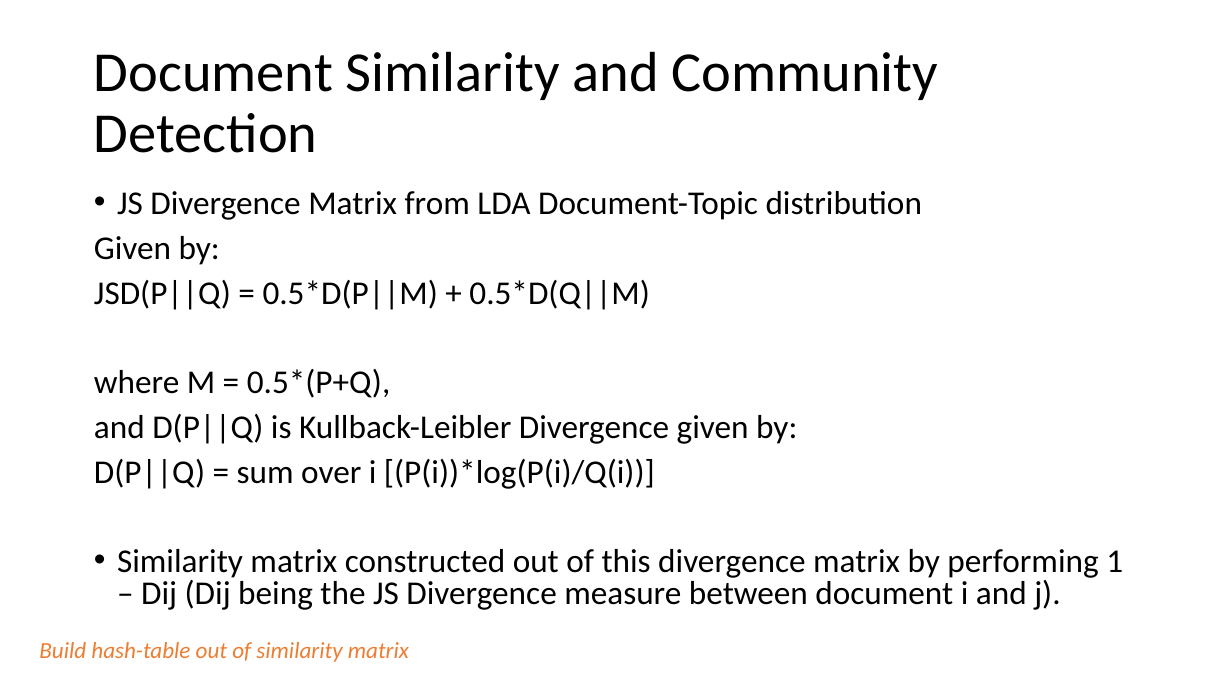
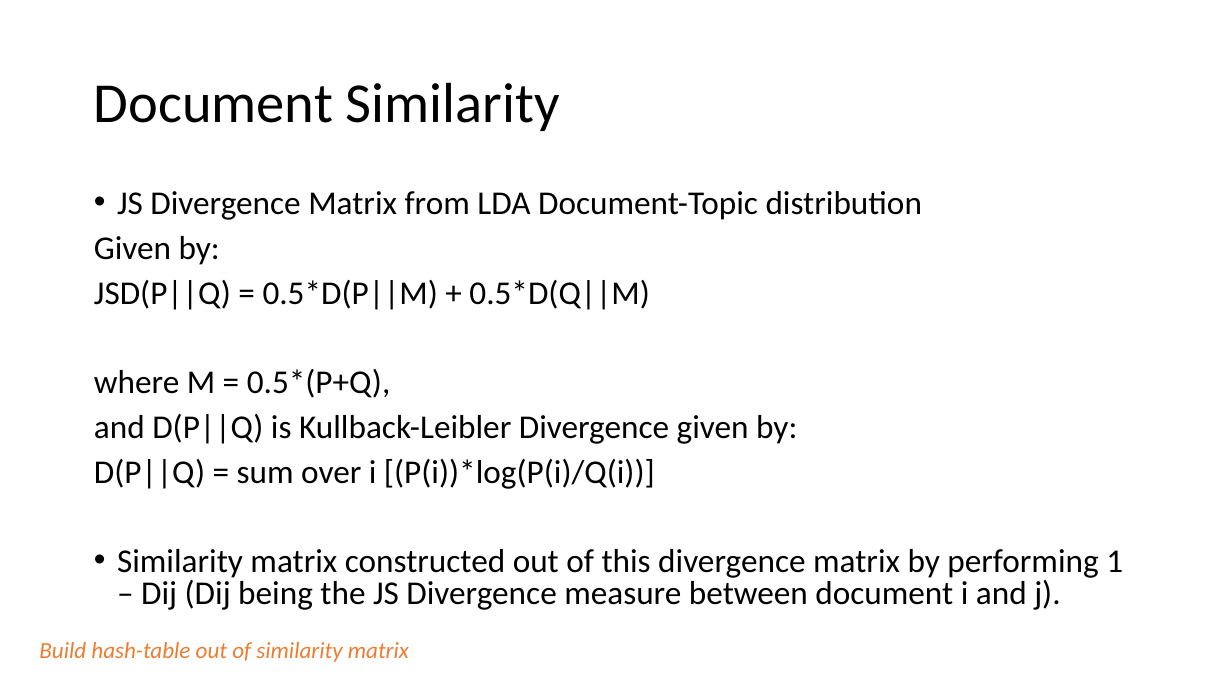
Before and after one commit to rtarun/ads-topic-modeling, a slide deck: slide 7 of ads_lda_presentation.pptx. Drawn at 1232x693 pixels with LibreOffice and Linux fonts; fonts in the diff are those of the drawing. Boxes give left, top, right and bottom in pixels: in the first picture for what was removed or moved away, otherwise in the second. Text is boxed around its words. In the diff, an @@ line names an element or a change of style, - is before the commit and + after.

Commit message:
added Community Detection slide

```diff
--- a/ads_lda_presentation.pptx
+++ b/ads_lda_presentation.pptx
@@ title at (94, 82, 560, 131): text changed @@
-Document Similarity and Community Detection
+Document Similarity
```
Also in this commit, not shown: 3 other slides changed, 1 slide added.
